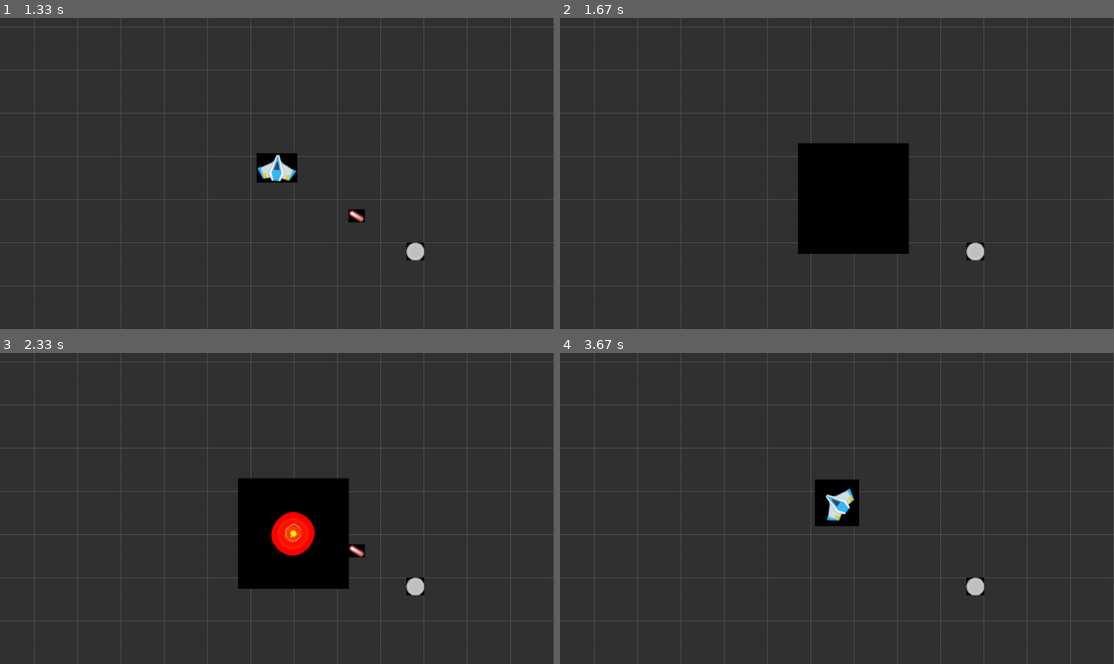
Above: before the commit, frames 1-4 (two rows, left to right).
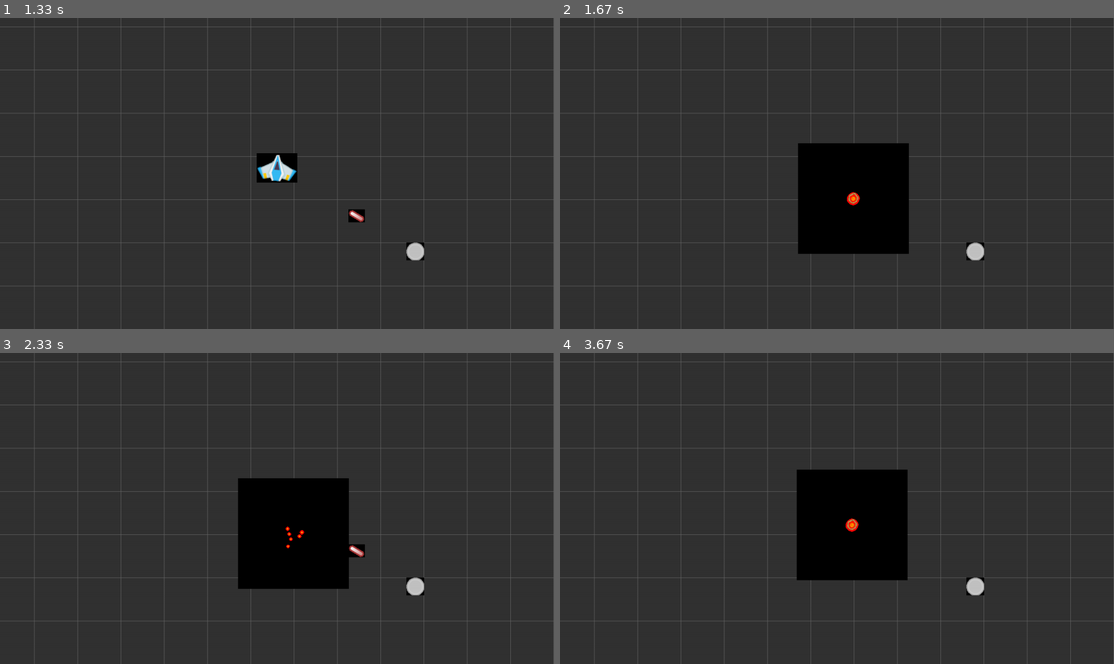
Above: after the commit, the same moments.

Repository: genericprogrammerdude/pygamengn
Game: pygame game, started from main.py
Same seed, same stepped clock (60 frames per second), same inputs: the game is played once before the commit and once after it.
Inputs:
- Up to frame 1 (1.33 s): tap F at 0.33 s; tap E at 0.67 s
- Up to frame 2 (1.67 s): no input
- Up to frame 3 (2.33 s): hold S from 2 s (still down)
- Up to frame 4 (3.67 s): release S at 2.47 s; hold D 2.5-3.13 s; tap F at 2.57, 2.87, 3.23, 3.63 s; hold S 3.17-3.53 s; hold D from 3.57 s (still down)

Frame 1 is identical in both runs. In frame 2, less than 0.1% of the frame differs, in the area x 51-55%, y 55-61%; in frame 3, 0.8%; in frame 4, 6.3%, in the area x 42-63%, y 37-74%.

Commit message:
Added transform library

Diff:
--- a/GameEngine/ship.py
+++ b/GameEngine/ship.py
@@ -11,7 +11,7 @@
         super().__init__(image_fname)
         self.velocity = 0.0
         self.velocity_decay_factor = velocity_decay_factor
-        self.explosion = AnimatedTexture("Assets/Explosions/explosion1.png", (256, 256), 2000)
+        self.explosion = AnimatedTexture("Assets/Explosions/explosion1.png", (256, 256), 750)
 
     def update(self, delta):
         """Updates the ship."""
--- /dev/null
+++ b/GameEngine/transform.py
@@ -0,0 +1,56 @@
+import numpy
+
+
+class Transform():
+    """Class to manage 2d affine transformations."""
+
+    def __init__(self, translation=(0.0, 0.0), theta=0.0, scale=1.0):
+        rad = numpy.deg2rad(theta)
+        cos = numpy.cos(rad)
+        sin = numpy.sin(rad)
+        self.matrix = numpy.array([
+            [scale * cos, -scale * sin, translation[0] * scale * cos - translation[1] * scale * sin],
+            [scale * sin, scale * cos, translation[0] * scale * sin + translation[1] * scale * cos],
+            [  0.0, 0.0, 1.0]
+        ])
+
+        t = self.translation_matrix(translation)
+        r = self.rotation_matrix(theta)
+        s = self.scale_matrix(scale)
+
+        print("--------")
+        print(numpy.dot(r, numpy.dot(s, t)))
+        print()
+        print(self.matrix)
+        print("--------")
+
+    def apply(self, point):
+        """Applies the transform to the given point."""
+        m = numpy.dot(self.matrix, numpy.array([[point[0]], [point[1]], [1.0]]))
+        return (m[0][0], m[1][0])
+
+    def translation_matrix(self, translation=(0.0, 0.0)):
+        m = numpy.identity(3)
+        m[0][2] = translation[0]
+        m[1][2] = translation[1]
+        return m
+
+    def rotation_matrix(self, theta):
+        rad = numpy.deg2rad(theta)
+        cos = numpy.cos(rad)
+        sin = numpy.sin(rad)
+
+        m = numpy.identity(3)
+        m[0][0] = cos
+        m[0][1] = -sin
+        m[1][0] = sin
+        m[1][1] = cos
+
+        return m
+
+    def scale_matrix(self, scale):
+        m = numpy.identity(3)
+        m[0][0] = scale
+        m[1][1] = scale
+
+        return m
